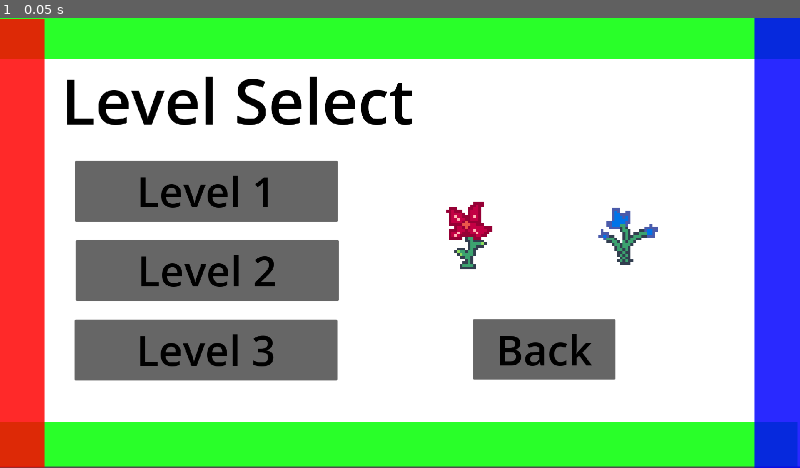
Above: before the commit, frame 1.
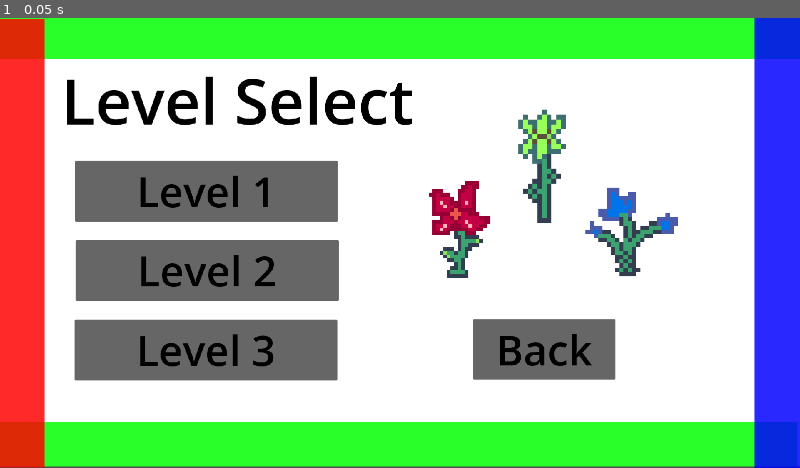
Above: after the commit, the same moment.

Repository: Novaaaaaaaaa0/KnightHacks2026
Game: Godot game, scene res://scenes/levelselect.tscn
Same seed, same stepped clock (60 frames per second), same inputs: the game is played once before the commit and once after it. This scene is started directly instead of the project's main scene.
Inputs:
- Up to frame 1 (0.05 s): no input

The runs differ from the first frame. In frame 1, 2.5% of the frame differs, in the area x 53-85%, y 20-58%.

Commit message:
Adding green flower

Diff:
--- a/scenes/levelselect.tscn
+++ b/scenes/levelselect.tscn
@@ -2,6 +2,7 @@
 
 [ext_resource type="Texture2D" uid="uid://b7kp7dnf163we" path="res://assets/sprites/Red flower.png" id="1_vttqt"]
 [ext_resource type="Texture2D" uid="uid://bmryrk8lv5u71" path="res://assets/sprites/Blue flower.png" id="2_4kdbh"]
+[ext_resource type="Texture2D" uid="uid://1k48qodc80nm" path="res://assets/sprites/Green Flower.png" id="3_4kdbh"]
 
 [sub_resource type="Theme" id="Theme_4y2lm"]
 default_font_size = 150
@@ -60,20 +61,29 @@
 
 [node name="TextureRect" type="TextureRect" parent="Control/Background" unique_id=2000853358]
 layout_mode = 0
-offset_left = 1025.0
-offset_top = 415.0
-offset_right = 1233.0
-offset_bottom = 623.0
+offset_left = 968.0
+offset_top = 355.0
+offset_right = 1246.0
+offset_bottom = 651.0
 texture = ExtResource("1_vttqt")
 expand_mode = 5
 
 [node name="TextureRect2" type="TextureRect" parent="Control/Background" unique_id=1646451129]
 layout_mode = 0
-offset_left = 1403.0
-offset_top = 423.0
-offset_right = 1611.0
-offset_bottom = 631.0
+offset_left = 1355.0
+offset_top = 357.0
+offset_right = 1678.0
+offset_bottom = 680.0
 texture = ExtResource("2_4kdbh")
+expand_mode = 5
+
+[node name="TextureRect3" type="TextureRect" parent="Control/Background" unique_id=1096292051]
+layout_mode = 0
+offset_left = 1130.0
+offset_top = 137.0
+offset_right = 1494.0
+offset_bottom = 516.0
+texture = ExtResource("3_4kdbh")
 expand_mode = 5
 
 [node name="Labels" type="Control" parent="Control" unique_id=1634772695]
Binary file added: assets/sprites/Green Flower.png
Not shown, added: assets/sprites/Green Flower.png.import
